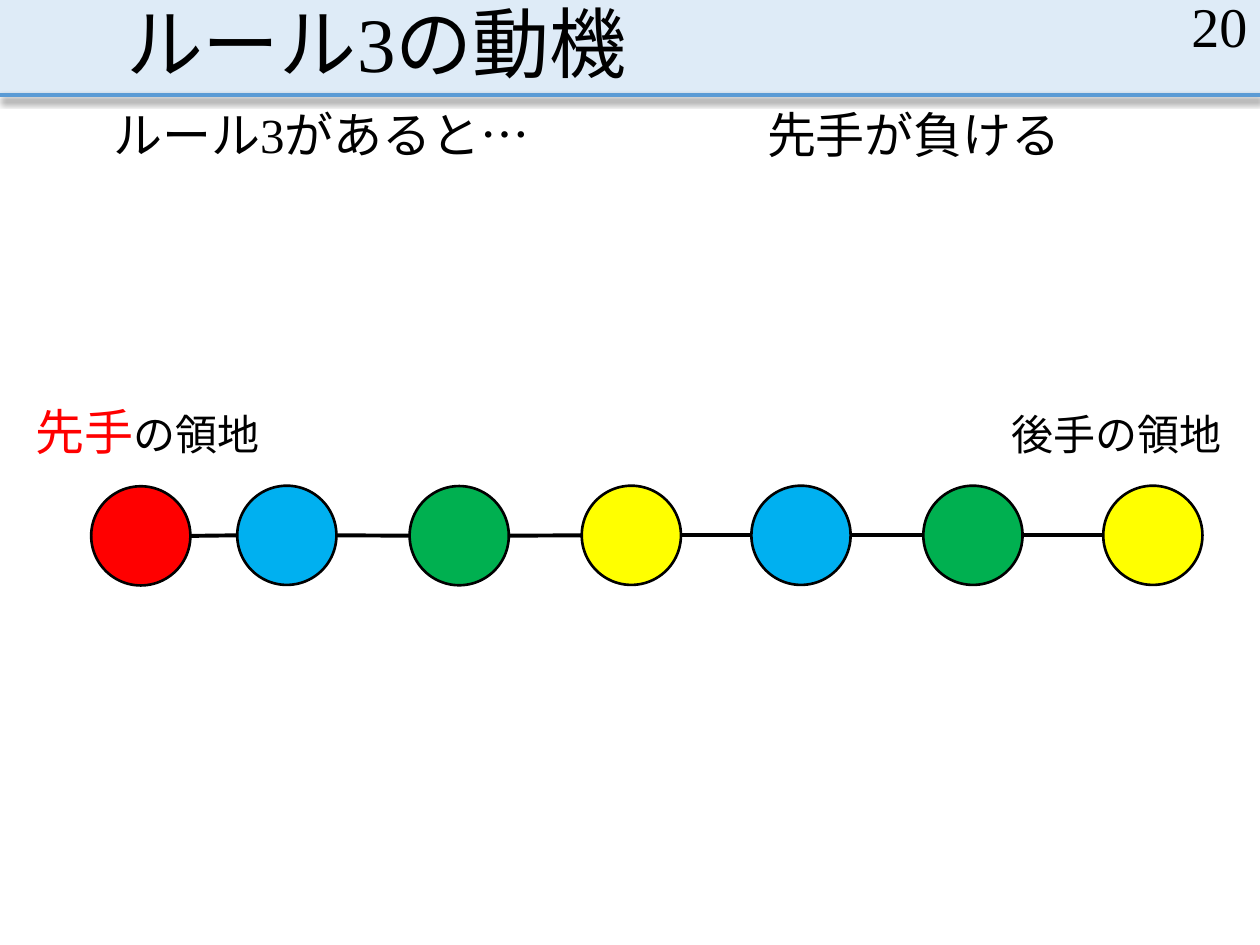
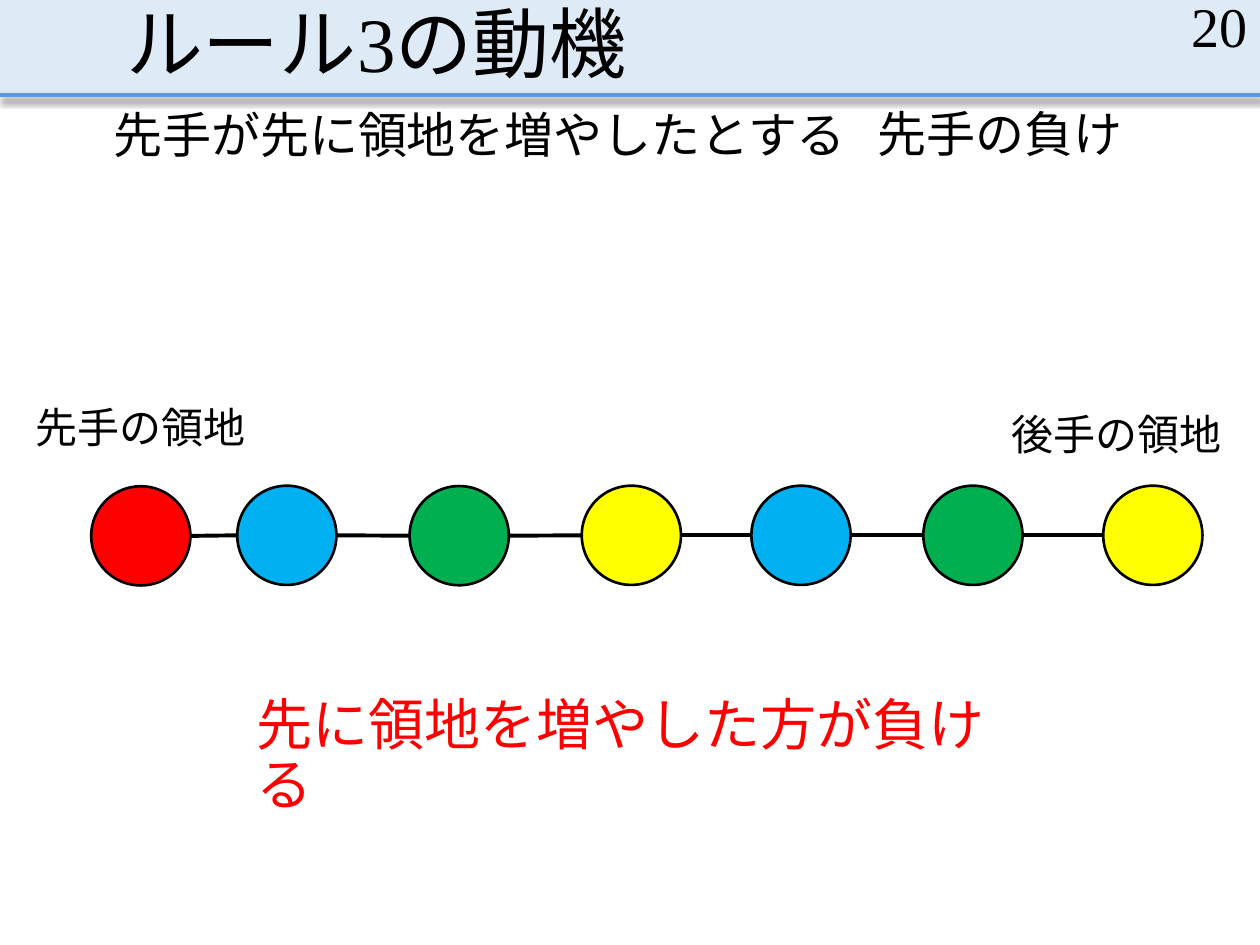
Before and after one commit to MasayaOda/SR, a slide deck: slide 20 of 中間発表1210.pptx. Drawn at 1260x945 pixels with LibreOffice and Linux fonts; fonts in the diff are those of the drawing. Boxes give left, top, right and bottom in pixels: in the first picture for what was removed or moved away, otherwise in the second. Text is boxed around its words. In the diff, an @@ line names an element or a change of style, - is before the commit and + after.

```diff
--- a/中間発表1210.pptx
+++ b/中間発表1210.pptx
@@ text at (113, 103, 846, 157): text changed @@
-ルール3があると…
+先手が先に領地を増やしたとする
@@ text at (878, 103, 1123, 156): text changed @@
-先手が負ける
+先手の負け
@@ text "先手の領地" at (35, 407, 245, 447): size 28 to 24 pt, text colour #FF0000 to #000000 in "先手の領地" @@
@@ text added at (256, 697, 984, 808), 32 pt, text #FF0000 @@
+先に領地を増やした方が負ける
```
Also in this commit, not shown: 7 other slides changed, 3 slides added.
